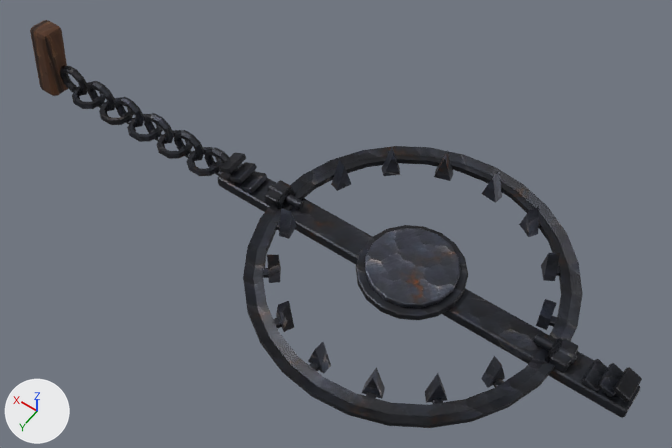
The glTF model assets/models/dungeon/trap_bear_jaws.glb as it was, and as the next commit left it.
Rendered twice from a 50 mm lens placed at (-0.448, 0.859, 1.394), pointed at (0.172, -0.009, 0.03). The axes (+X, +Y, +Z) are drawn at lower left. The lights are the same throughout. The picture after the commit comes second. Vertices at exactly the same position are counted once.

Names of what the first picture shows: 'base', 'jaw_l', 'jaw_r', 'plate'.
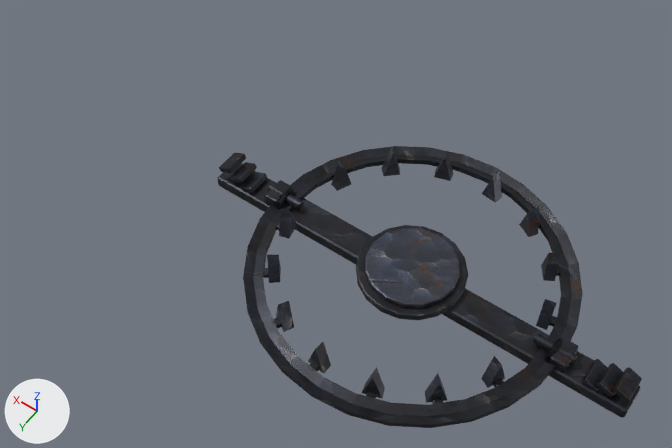
Edits to the scene script, one JSON object a line:
```json
{"block": "me_cube_005", "where": "# used by ob_base; location = (0.0, 0.0, 0.0)"}
{"op": "remove", "block": "me_cube_005", "code": "me_cube_005.from_pydata(...)  # 1552 vertices, 3052 faces; spans x -0.43..0.93, y -0.1..0.1, z -0.021..0.141"}
{"op": "add", "block": "me_cube_005", "code": "me_cube_005.from_pydata(...)  # 836 vertices, 1624 faces; spans x -0.43..0.43, y -0.1..0.1, z 0.0..0.065"}
{"block": "me_cube_005", "change": "me_cube_005 part 1: 12 loose pieces with 716 vertices, spanning x 0.407..0.93, y -0.036..0.036, z -0.021..0.141, are deleted"}
{"block": "me_cube_005", "change": "me_cube_005 part 2: 1624 kept faces spanning x -0.43..0.43, y -0.1..0.1, z 0.0..0.065 get new texture (UV) coordinates"}
{"op": "remove", "block": "me_cube_005", "code": "me_cube_005.materials.append(mat_wood_dark)  # picture img_wood_dark"}
```

Changed parts and their boxes [x1, y1, x2, y2] in the pictures (672 x 448 px):
```json
{"object": "base", "change": "reshaped", "before": [30, 20, 642, 418], "after": [218, 152, 642, 418], "on screen": "31% narrower, 33% shorter"}
{"part": 1, "of": "me_cube_005", "change": "deleted", "before": [30, 20, 235, 176]}
{"part": 2, "of": "me_cube_005", "change": "surface changed", "before": [218, 155, 632, 401], "after": [218, 155, 632, 401]}
```
